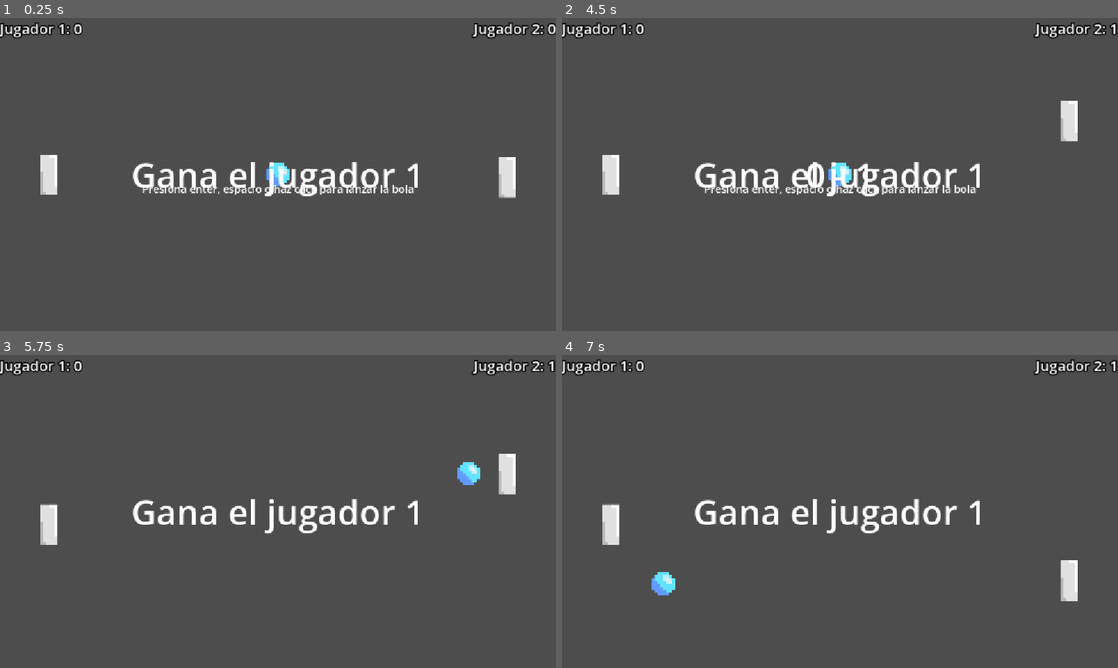
Above: before the commit, frames 1-4 (two rows, left to right).
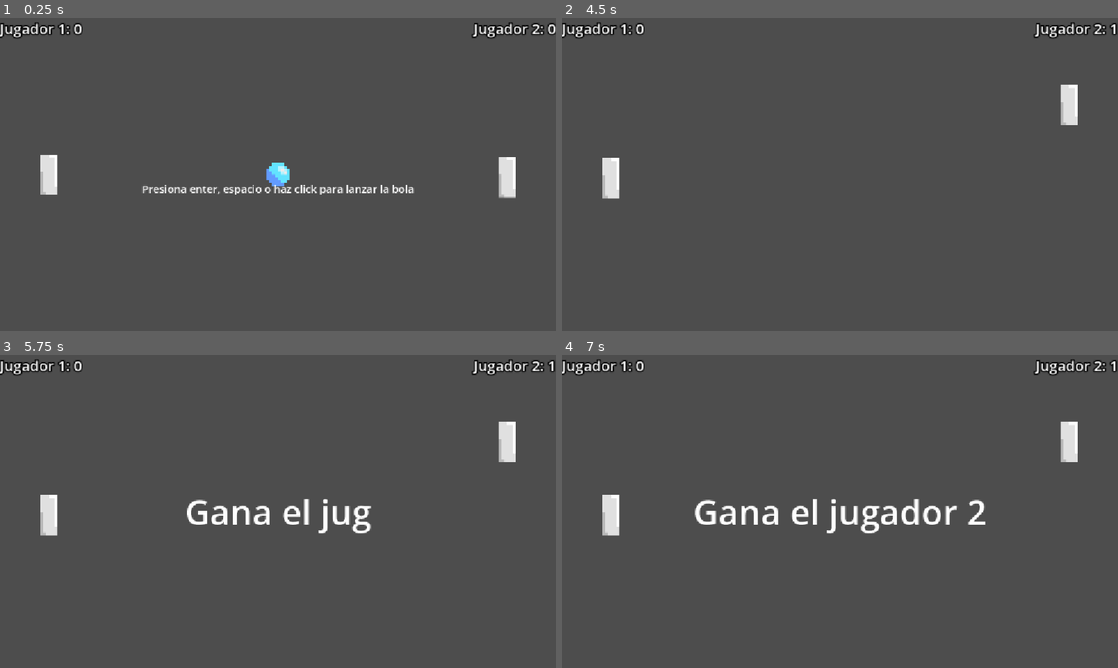
Above: after the commit, the same moments.

Repository: Owlreaper3327/pong
Game: Godot game, scene res://Escenas/Campo de juego.tscn
Same seed, same stepped clock (60 frames per second), same inputs: the game is played once before the commit and once after it. This scene is started directly instead of the project's main scene.
Inputs:
- Up to frame 1 (0.25 s): no input
- Up to frame 2 (4.5 s): tap Enter at 0.5 s; tap Down (bajar) at 0.6, 2.1, 3.6 s; tap Up (subir) at 1.35, 2.85, 4.35 s; tap Space (pausar) at 4.15 s
- Up to frame 3 (5.75 s): tap Enter at 5 s; tap Down (bajar) at 5.1 s
- Up to frame 4 (7 s): tap Up (subir) at 5.85 s; tap Down (bajar) at 6.6 s

The runs differ from the first frame. In frame 1, 1.6% of the frame differs, in the area x 23-76%, y 46-58%; in frame 2, 3.0%; in frame 3, 3.3%, in the area x 7-93%, y 21-61%; in frame 4, 1.5%.

Commit message:
El juego ya termina y se pausa cuando se alcanza una condición de victoria

Diff:
--- a/Escenas/Campo de juego.tscn
+++ b/Escenas/Campo de juego.tscn
@@ -15,7 +15,7 @@
 font_size = 72
 
 [sub_resource type="Animation" id="Animation_1rdpm"]
-length = 0.001
+length = 2.0
 tracks/0/type = "value"
 tracks/0/imported = false
 tracks/0/enabled = true
@@ -23,10 +23,22 @@
 tracks/0/interp = 1
 tracks/0/loop_wrap = true
 tracks/0/keys = {
-"times": PackedFloat32Array(0),
+"times": PackedFloat32Array(0, 0.2, 0.4, 0.6, 0.8, 1, 1.2, 1.4, 1.6, 1.8, 2),
+"transitions": PackedFloat32Array(1, 1, 1, 1, 1, 1, 1, 1, 1, 1, 1),
+"update": 0,
+"values": [0.0, 0.1, 0.2, 0.3, 0.4, 0.5, 0.6, 0.7, 0.8, 0.9, 1.0]
+}
+tracks/1/type = "value"
+tracks/1/imported = false
+tracks/1/enabled = true
+tracks/1/path = NodePath("instruccion:visible")
+tracks/1/interp = 1
+tracks/1/loop_wrap = true
+tracks/1/keys = {
+"times": PackedFloat32Array(0.06666667),
 "transitions": PackedFloat32Array(1),
-"update": 0,
-"values": [1.0]
+"update": 1,
+"values": [false]
 }
 
 [sub_resource type="Animation" id="Animation_vw3pm"]
@@ -116,8 +128,10 @@
 text = "Gana el jugador 1"
 label_settings = SubResource("LabelSettings_fudbt")
 vertical_alignment = 1
+visible_characters = 0
+visible_ratio = 0.0
 
-[node name="AnimationPlayer" type="AnimationPlayer" parent="HUD" unique_id=227458991]
+[node name="animador" type="AnimationPlayer" parent="HUD" unique_id=227458991]
 libraries/ = SubResource("AnimationLibrary_bx3ji")
 
 [connection signal="body_shape_entered" from="Area_puntuacion" to="." method="_on_area_puntuacion_body_shape_entered"]
--- a/Recursos/Scripts/game_manager.gd
+++ b/Recursos/Scripts/game_manager.gd
@@ -6,7 +6,7 @@
 @onready var puntuacion_p2: int = 0;
 @onready var marcador: Notificador = $HUD/Notificador
 @onready var jugando = false
-@onready var victoria: int = 15
+@onready var victoria: int = 1
 
 # Called when the node enters the scene tree for the first time.
 func _ready() -> void:
@@ -22,12 +22,23 @@
 	$HUD/Puntuacion_p1.text = p1
 	$HUD/Puntuacion_p2.text = p2
 
+func procesar_ganador() -> void:
+
+	var p1_ganador: bool = puntuacion_p1 == 15;
+
+	var texto_ganador: String = "Gana el jugador 1" if p1_ganador else "Gana el jugador 2";
+	$HUD/mensaje_ganador.text = texto_ganador;
+	$HUD/animador.play("mostrar_ganador")
+	pausar();
+
+
 func score(izquierda:bool) -> void:
 	if izquierda:
 		puntuacion_p1 += 1;
 	else:
 		puntuacion_p2 +=1;
 
+	var ganador: bool = puntuacion_p1 == victoria or puntuacion_p2 == victoria;
 	actualizar_puntuacion()
 	marcador.actualizar_marcador(puntuacion_p1, puntuacion_p2)
 
@@ -35,8 +46,15 @@
 	#Hay que poner un retraso
 	jugando = false
 	await get_tree().create_timer(2).timeout
+
+	if ganador:
+		self.procesar_ganador();
+		pausar();
+		return;
+
 	$HUD/instruccion.visible = true
 	$Pelota.iniciar()
+
 
 
 # Called every frame. 'delta' is the elapsed time since the previous frame.
@@ -50,6 +68,15 @@
 
 	pass
 
+func pausar() -> void:
+
+	for i in self.get_children():
+		i.set_process(false);
+		i.set_physics_process(false);
+
+	$HUD/instruccion.visible = false;
+	marcador.visible = false;
+	set_process(false);
 
 func _on_area_puntuacion_body_shape_entered(body_rid: RID, body: Node2D, body_shape_index: int, local_shape_index: int) -> void:
 	score(false)
